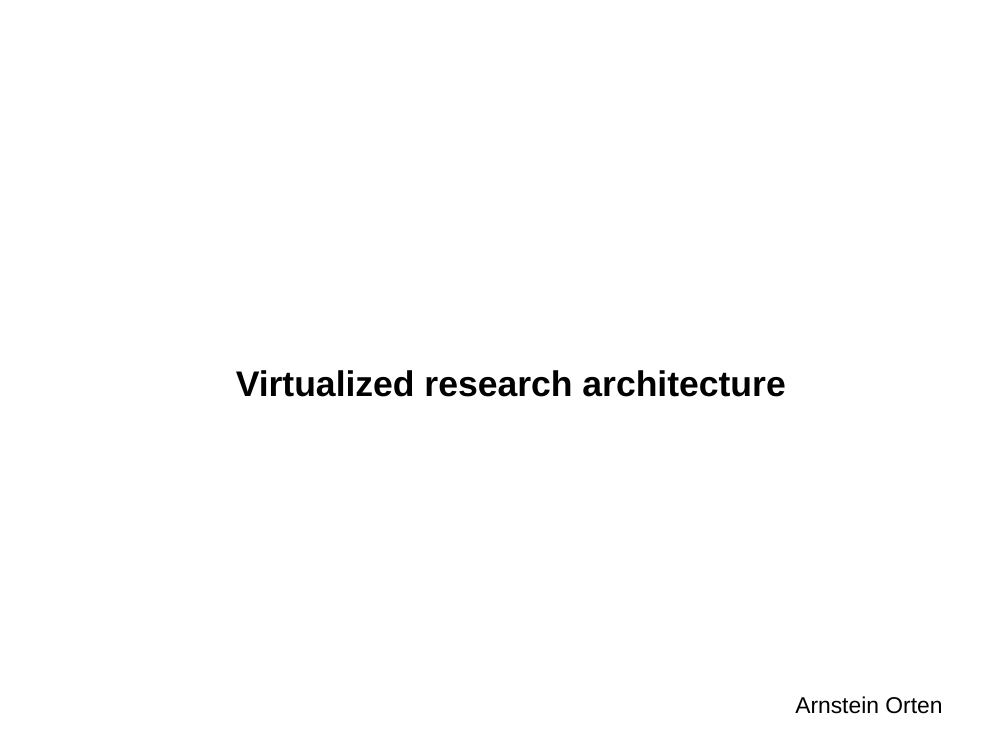
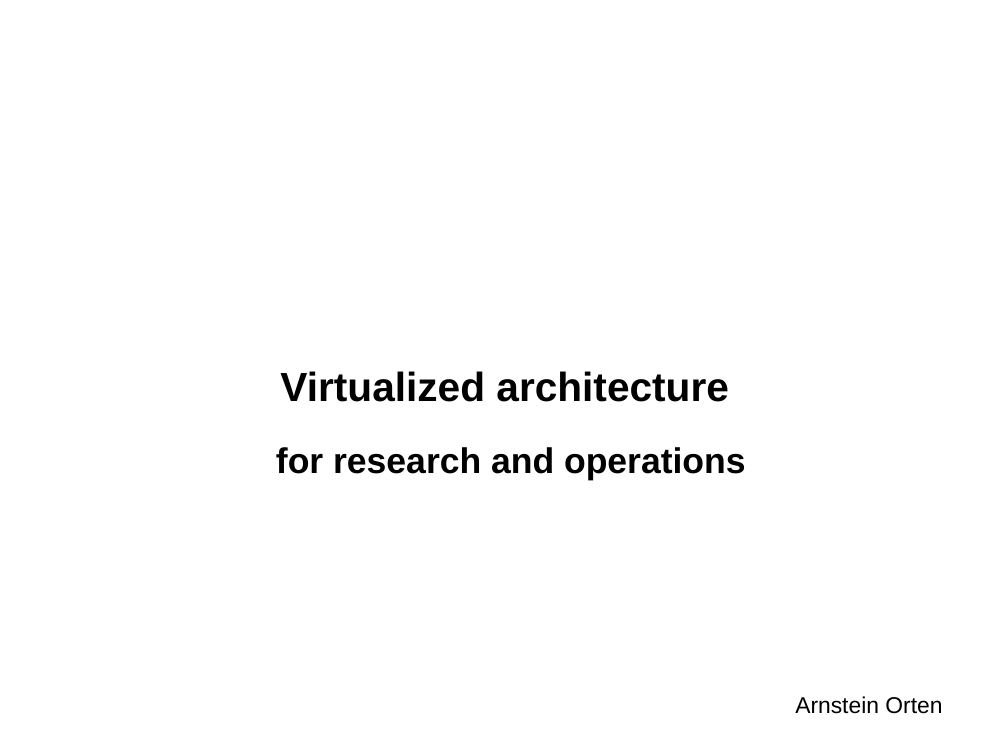
Before and after one commit to arnsteio/Met-OpenStack-2019, a slide deck: slide 1 of Met-OpenStack-2019.odp. Drawn at 1008x756 pixels with LibreOffice and Linux fonts; fonts in the diff are those of the drawing; background and template pictures are left out. Boxes give left, top, right and bottom in pixels: in the first picture for what was removed or moved away, otherwise in the second. Text is boxed around its words. In the diff, an @@ line names an element or a change of style, - is before the commit and + after.

Commit message:
Slightly updated text

```diff
--- a/Met-OpenStack-2019.odp
+++ b/Met-OpenStack-2019.odp
@@ text at (276,371,746,480): text changed @@
-Virtualized research architecture
+Virtualized architecture
+for research and operations
```
Also in this commit, not shown: 1 other slide changed, 2 slides added, 2 slides removed.
